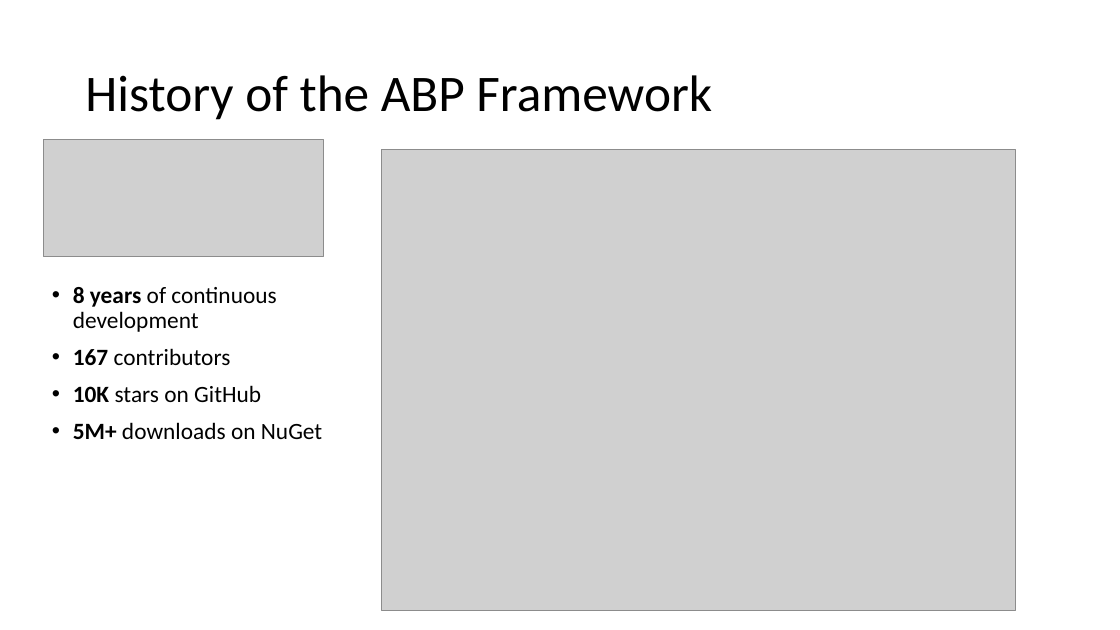
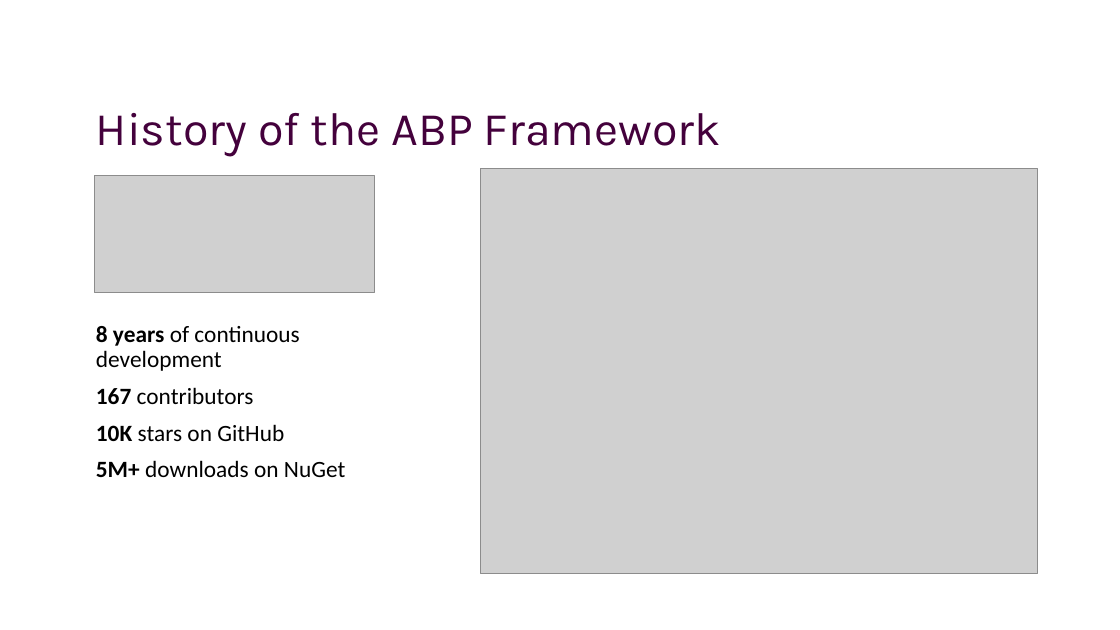
Before and after one commit to hikalkan/presentations, a slide deck: slide 6 of 2022-09-22 Dotnet Community Standup/ABP-Framework.pptx (slide 5 before the commit). Drawn at 1120x630 pixels with LibreOffice and Linux fonts; fonts in the diff are those of the drawing; grey boxes stand for pictures; background and template pictures are left out. Boxes give left, top, right and bottom in pixels: in the first picture for what was removed or moved away, otherwise in the second. Text is boxed around its words. In the diff, an @@ line names an element or a change of style, - is before the commit and + after.

Commit message:
Apply presentation styles

```diff
--- a/2022-09-22 Dotnet Community Standup/ABP-Framework.pptx
+++ b/2022-09-22 Dotnet Community Standup/ABP-Framework.pptx
@@ title "History of the ABP Framework": place and size @@
-title "History of the ABP Framework" at box(85, 75, 712, 120)
+title "History of the ABP Framework" at box(96, 113, 721, 156)
@@ title "History of the ABP Framework" at box(96, 113, 721, 156): size 44 to 40 pt, font Calibri to Karla, text colour #000000 to #44013C @@
@@ picture: place and size @@
-picture at box(44, 139, 323, 257)
+picture at box(94, 176, 374, 293)
@@ picture: place and size @@
-picture at box(381, 150, 1016, 611)
+picture at box(481, 169, 1038, 574)
@@ text "8 years of continuous development": place and size @@
-text "8 years of continuous development" at box(73, 287, 322, 439)
+text "8 years of continuous development" at box(96, 326, 345, 477)
@@ text "8 years of continuous development" at box(96, 326, 345, 477): bullet • to none @@
```
Also in this commit, not shown: 6 other slides changed, 19 slides added, 1 slide removed, 2 other files.
